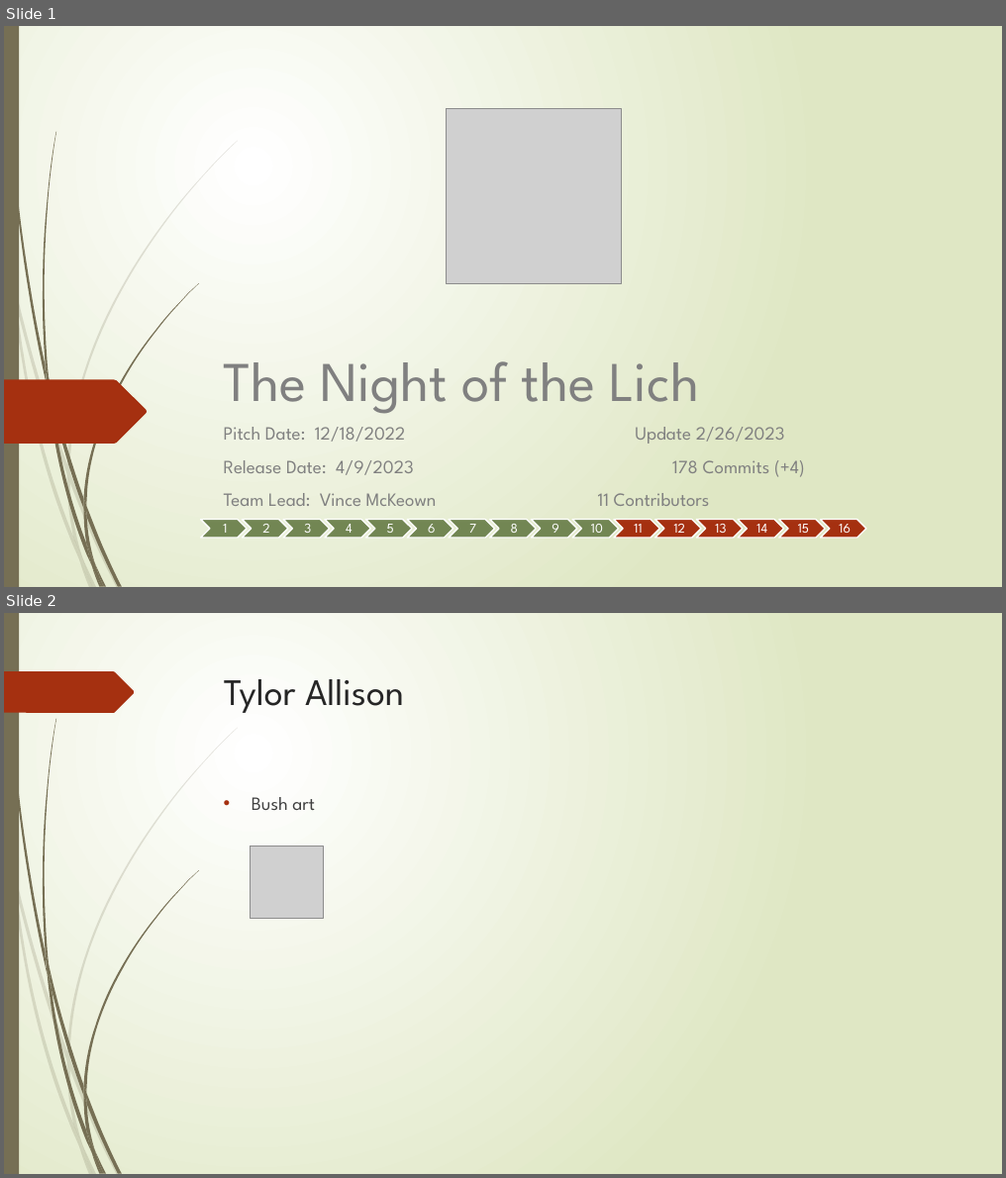
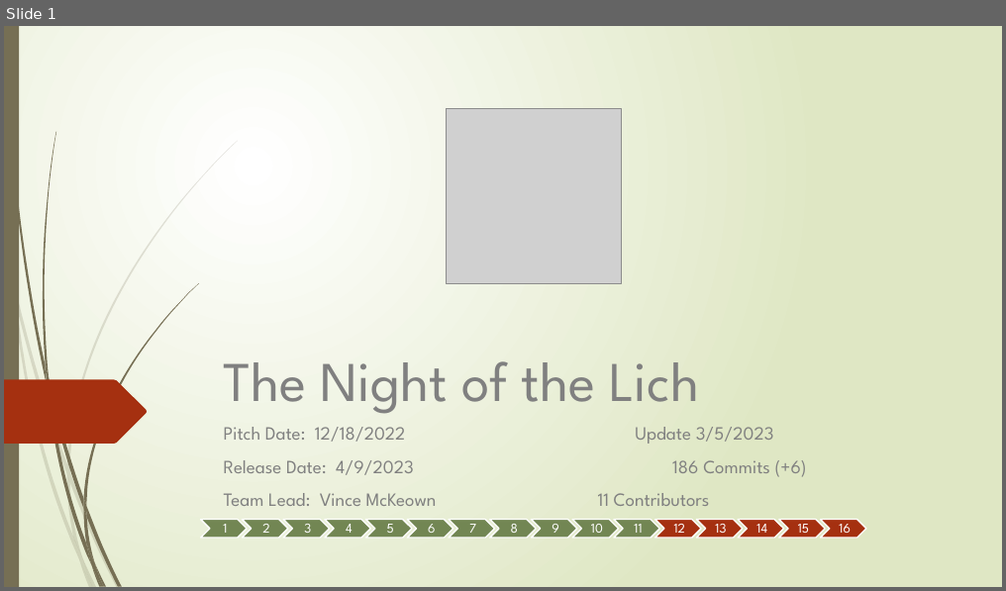
Before and after one commit to gamkedo-la/the-night-of-the-liche, a slide deck: reference/Week 10.pptx. Shown one above the other, each under a label of ours: slides 1 and 2 before the commit, slide 1 after it. The pictures are 1006x1178 and 1006x591 pixels, drawn with LibreOffice and Linux fonts; fonts in the diff are those of the drawing; grey boxes stand for pictures. Boxes give left, top, right and bottom in pixels: in the first picture for what was removed or moved away, otherwise in the second. Text is boxed around its words. In the diff, an @@ line names an element or a change of style, - is before the commit and + after.

```diff
--- a/reference/Week 10.pptx
+++ b/reference/Week 10.pptx
@@ slide 2 removed at <box>4,613,1002,1174</box>, background gradient #FFFFFF to #DFE8C4; not listed: 23 template elements that a slide beside it also shows @@
@@ freeform shape removed at <box>4,671,135,713</box> @@
@@ title removed at <box>224,679,404,713</box> @@
-Tylor Allison
@@ text removed at <box>252,797,315,810</box> @@
-• Bush art
@@ picture removed at <box>250,847,323,919</box> @@
@@ slide 1 changed as well @@
@@ subtitle at <box>224,427,807,477</box>: text changed @@
-Pitch Date: 12/18/2022 Update 2/26/2023
-Release Date: 4/9/2023 178 Commits (+4)
+Pitch Date: 12/18/2022 Update 3/5/2023
+Release Date: 4/9/2023 186 Commits (+6)
@@ chevron at <box>614,519,659,538</box>: fill #A53010 to #728653 @@
```
Also in this commit, not shown: 2 other slides changed, 1 slide added, 2 other files.
